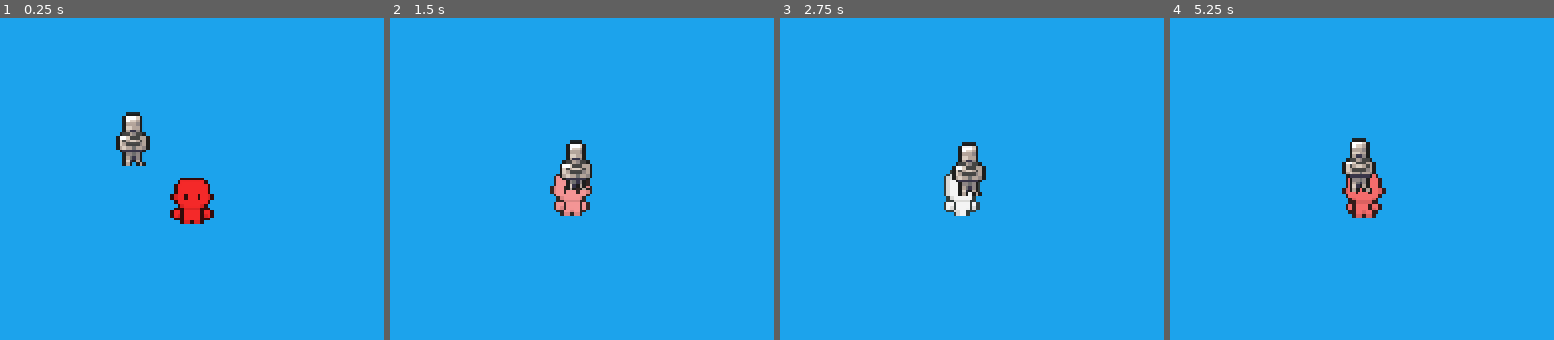
Above: before the commit, frames 1-4 (left to right).
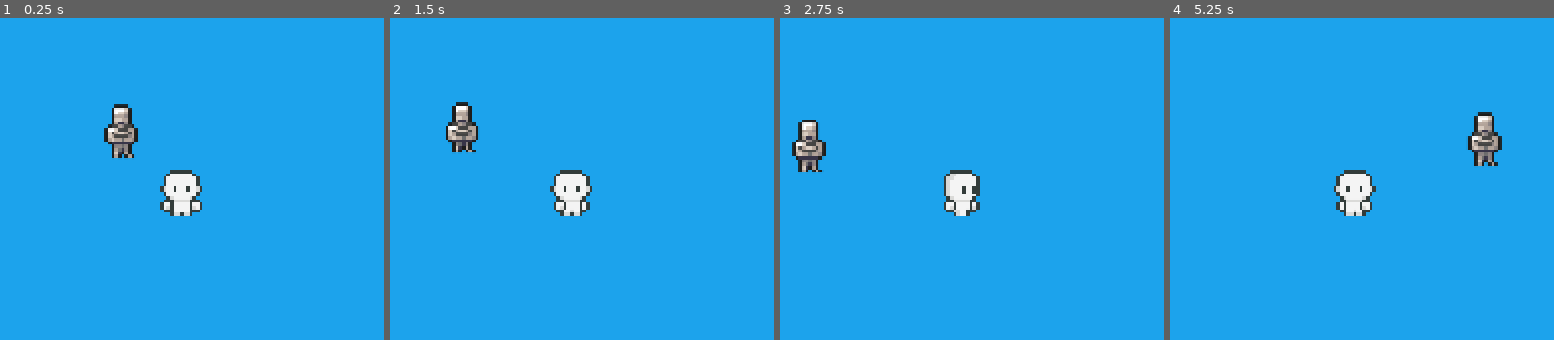
Above: after the commit, the same moments.

Repository: Lord-of-Madness/GameJam2024
Game: Godot game, scene res://Scenes/enemy.tscn
Same seed, same stepped clock (60 frames per second), same inputs: the game is played once before the commit and once after it. This scene is started directly instead of the project's main scene.
Inputs:
- Up to frame 1 (0.25 s): no input
- Up to frame 2 (1.5 s): hold D (right) 0.53-1.28 s; hold S (down) from 1.28 s (still down)
- Up to frame 3 (2.75 s): release S (down) at 2.03 s; hold D (right) from 2.03 s (still down)
- Up to frame 4 (5.25 s): release D (right) at 2.78 s; hold W (up) 2.78-3.53 s; hold A (left) 3.53-5.03 s; hold S (down) from 5.03 s (still down)

The runs differ from the first frame. In frame 1, 3.3% of the frame differs, in the area x 27-56%, y 26-64%; in frame 2, 2.5%; in frame 3, 2.0%; in frame 4, 3.2%.

Commit message:
Adding knockback

Diff:
--- a/Scenes/Attack.gd
+++ b/Scenes/Attack.gd
@@ -1,5 +1,5 @@
 extends Node2D
-
+class_name Attack
 var AnimPlayer: AnimationPlayer
 # Called when the node enters the scene tree for the first time.
 func _ready() -> void:
@@ -7,5 +7,13 @@
 
 
 # Called every frame. 'delta' is the elapsed time since the previous frame.
-func attack_anim():
-	AnimPlayer.play("Right")
+func attack_anim(dir:Vector2):
+	match dir:
+		Vector2.LEFT:
+			AnimPlayer.play("Right")
+		Vector2.RIGHT:
+			AnimPlayer.play("Left")
+		Vector2.UP:
+			AnimPlayer.play("Back")
+		Vector2.DOWN:
+			AnimPlayer.play("Forward")
--- a/Scenes/enemy.tscn
+++ b/Scenes/enemy.tscn
@@ -1,7 +1,8 @@
-[gd_scene load_steps=7 format=3 uid="uid://dc0yu32iay8ld"]
+[gd_scene load_steps=8 format=3 uid="uid://dc0yu32iay8ld"]
 
 [ext_resource type="Script" path="res://Scripts/enemy.gd" id="1_qqwst"]
 [ext_resource type="Texture2D" uid="uid://36nu0822lmjp" path="res://Art/Basic Undead Animations/Bound Cadaver/BoundCadaver.png" id="2_c8abk"]
+[ext_resource type="PackedScene" uid="uid://dnsm1l8nqx6b5" path="res://Scenes/AttackAnim.tscn" id="3_wg0sm"]
 
 [sub_resource type="CapsuleShape2D" id="CapsuleShape2D_i1lgf"]
 radius = 7.0
@@ -47,7 +48,6 @@
 
 [node name="Enemy" type="CharacterBody2D"]
 script = ExtResource("1_qqwst")
-AttackRange = 4
 
 [node name="CollisionShape2D" type="CollisionShape2D" parent="."]
 shape = SubResource("CapsuleShape2D_i1lgf")
@@ -62,3 +62,6 @@
 libraries = {
 "": SubResource("AnimationLibrary_1yqnd")
 }
+
+[node name="Attack" parent="." instance=ExtResource("3_wg0sm")]
+position = Vector2(0, 6)
--- a/Scripts/enemy.gd
+++ b/Scripts/enemy.gd
@@ -1,5 +1,6 @@
 extends CharacterBody2D
 class_name Enemy
+
 
 @export_group("GameProperties")
 @export_subgroup("Combat Properties")
@@ -13,12 +14,15 @@
 var canAttack:bool  = true
 var Cooldown:float = 0
 
+@onready var AttackNode:Attack = get_node("Attack")
+
 var animPlayer:AnimationPlayer
 const SPEED = 70.0
 var Active = false
 func _ready() -> void:
 	animPlayer = get_node("Sprite2D/AnimationPlayer")
 	animPlayer.play("Idle")
+
 
 
 
@@ -40,8 +44,23 @@
 	velocity = position.direction_to(target)*SPEED
 	move_and_slide()
 
+func get_direction():
+	var dir = BaseCharacter.position.direction_to(position)
+	if dir.x>0:
+		if dir.x>abs(dir.y):
+			return Vector2.RIGHT
+	else:
+		if -1*dir.x>abs(dir.y):
+			return Vector2.LEFT
+	if dir.y>0:
+		return Vector2.UP
+	else:
+		return Vector2.DOWN
 
 
 func attack():
+	var tween = create_tween()
+	tween.tween_property(self,"position",position + BaseCharacter.position.direction_to(position)*10,0.2)
+	$Attack.attack_anim(get_direction())
 	canAttack = false
 	Cooldown = 1/AttackSpeed
